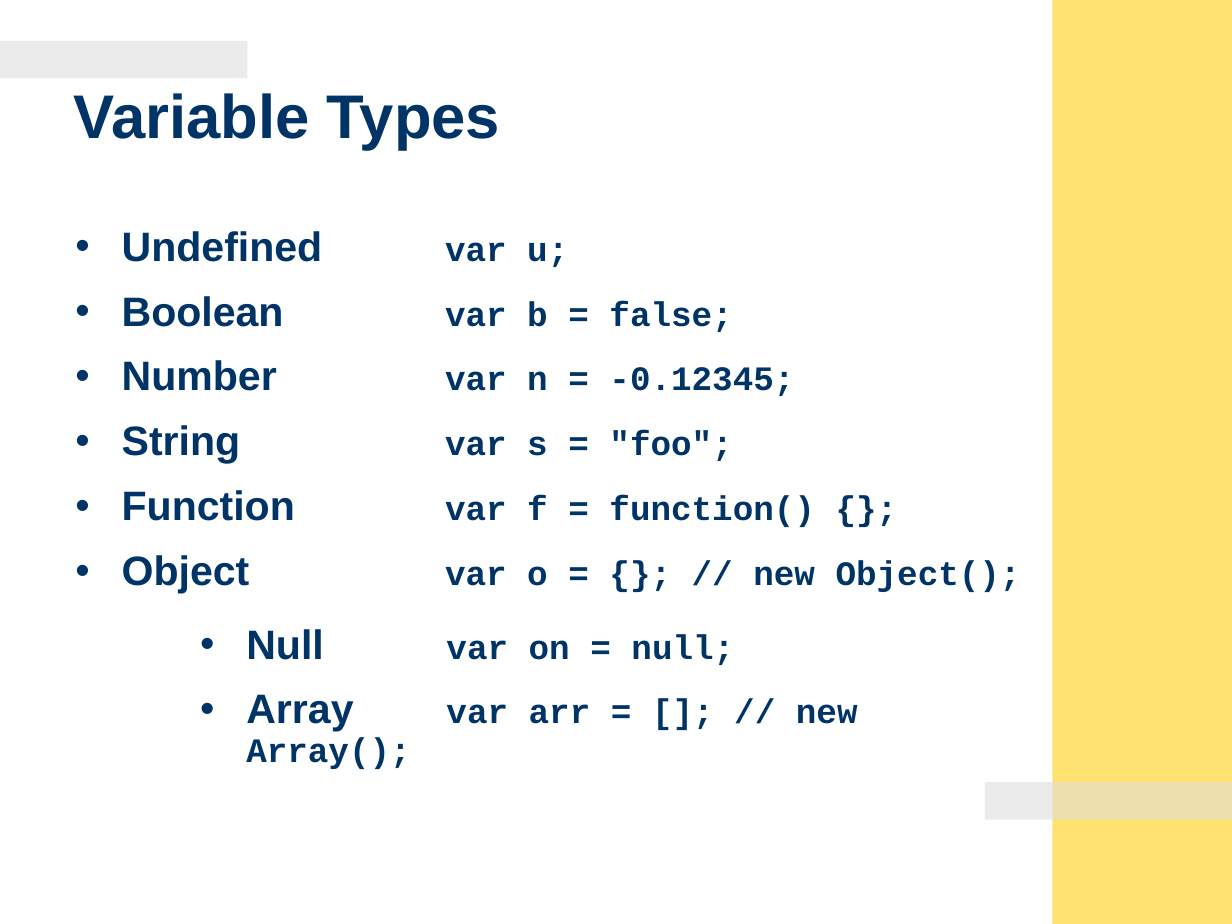
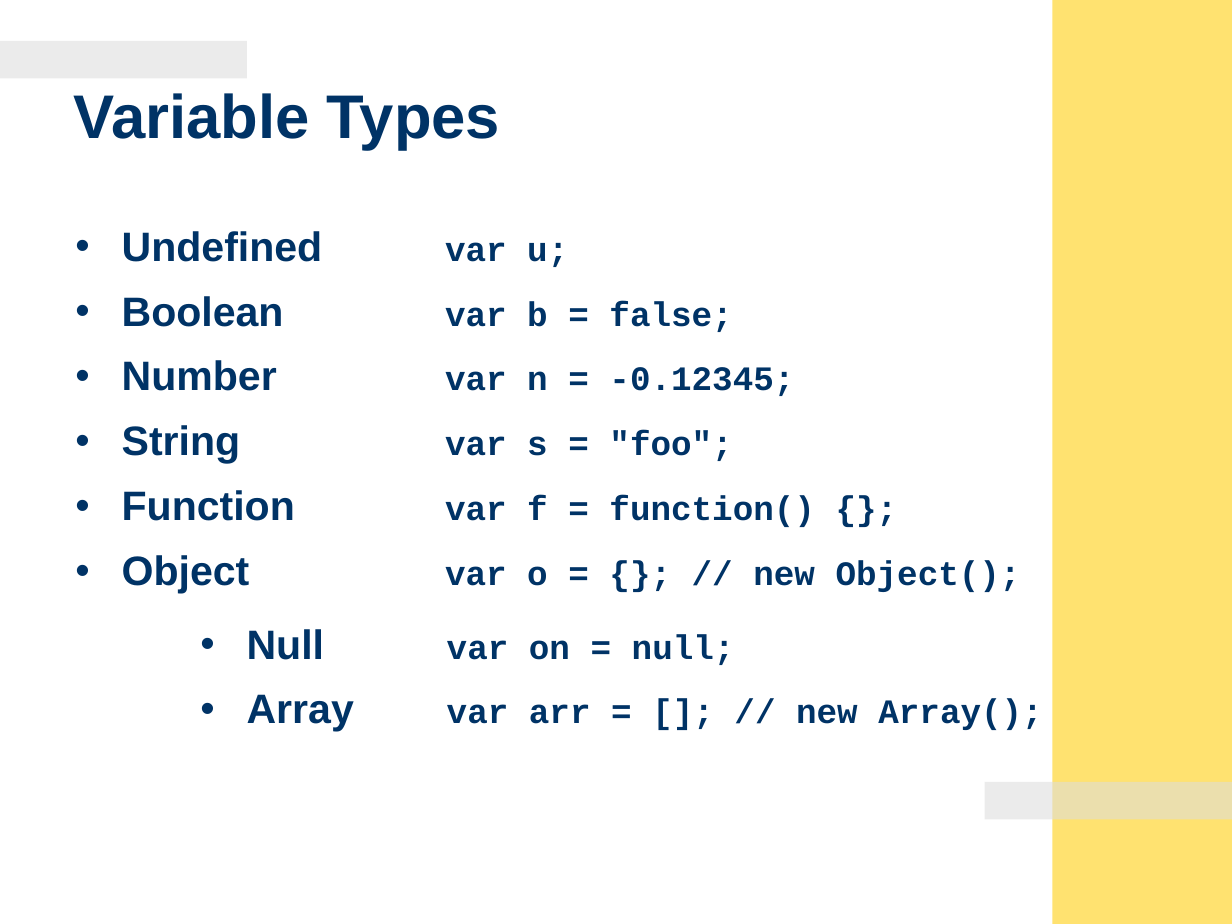
Before and after one commit to auntyellow/js, a slide deck: slide 5 of JavaScript - Object-Oriented Programming & Remote Scripting.ppt. Drawn at 1232x924 pixels with LibreOffice and Linux fonts; fonts in the diff are those of the drawing; background and template pictures are left out. Boxes give left, top, right and bottom in pixels: in the first picture for what was removed or moved away, otherwise in the second. Text is boxed around its words. In the diff, an @@ line names an element or a change of style, - is before the commit and + after.

```diff
--- a/JavaScript - Object-Oriented Programming & Remote Scripting.ppt
+++ b/JavaScript - Object-Oriented Programming & Remote Scripting.ppt
@@ text "Null var on = null;" rewrapped from box(246, 629, 858, 769) to box(247, 629, 1042, 732) @@
```
Also in this commit, not shown: 14 other slides changed, 2 slides added, 4 slides removed, 5 other files.
